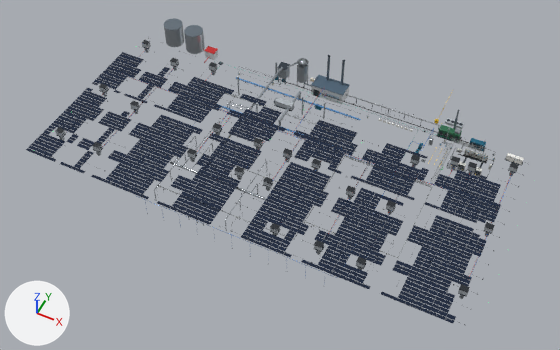
Two versions of the glTF model factory3d/dist/parts/engineering.glb, one commit apart.
Camera for both pictures: a 50 mm lens placed at (150.4, -115.7, 188.9), pointed at (73.8, 37.5, -2.7). Lighting does not change. The marker at lower left points along +X, +Y and +Z. The picture after the commit comes second. Where no turn or scale is listed for an object, it has been applied to the vertices.

The first picture shows 'AHU-1', 'DUST', 'OUTSIDE', 'PV-ROOF' and 45 more.
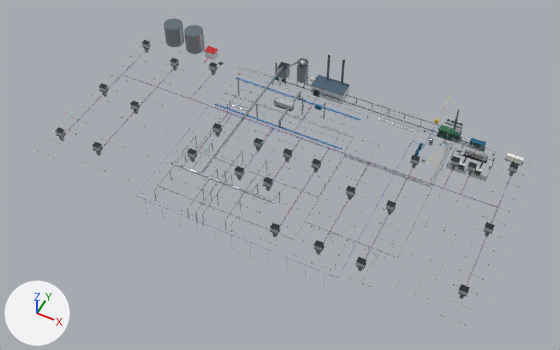
Edits to the bpy script that builds the scene:
```text
Remove ob_pv_roof:
    ob_pv_roof = bpy.data.objects.new('PV-ROOF', me_pv_roof)
    ob_pv_roof.location = (72.2, 28.5, 9.2)
```

Pixel boxes (x1, y1, x2, y2) of what changed, in the pictures (560 x 350 px):
'PV-ROOF', deleted: before (26, 52, 501, 323)
    faces in mat_pv_cell (dark blue #1b2a44): (26, 52, 501, 323)
    faces in mat_alu (light grey #c7ccd1): (41, 58, 499, 315)
